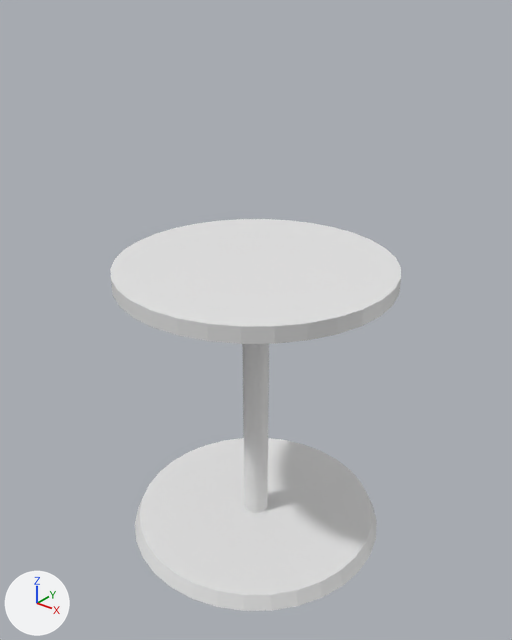
Before and after pictures for a commit that changed the OBJ model SPH-fluid/data/models/injector_piston.obj.
Both versions are drawn from a 50 mm camera at (5.79, -7.24, 10.86) aimed at (0.02, -0.02, 6.38). Arrows for +X, +Y and +Z are at lower left; the lights stay in place. Where no turn or scale is listed for an object, it has been applied to the vertices.

Names of what the first picture shows: 'injector_piston'.
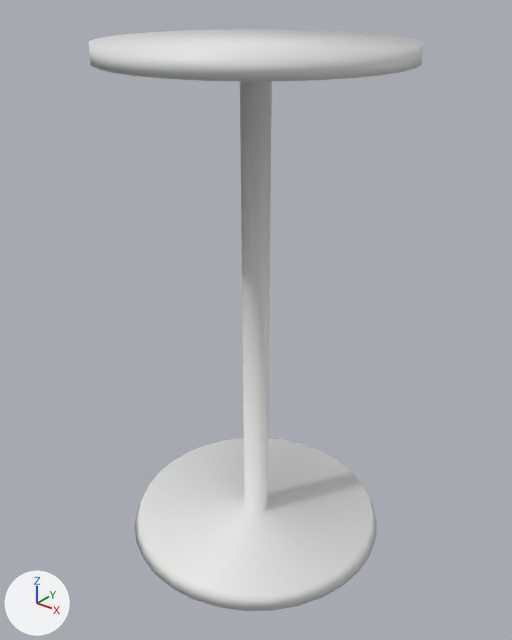
The newer file is also turned or shifted as a whole; pictures and numbers use the older file's frame.

Where the change shows, as pixel boxes [x1, y1, x2, y2] in the pictures (512 x 640 px; the box of a moved part takes in the faces that stretch with it):
```json
{"object": "injector_piston", "change": "reshaped, shading changed", "before": [110, 219, 401, 611], "after": [89, 29, 423, 611], "on screen": "15% wider, 48% taller"}
{"part": 1, "of": "me_injector_piston", "change": "moved or reshaped", "before": [110, 219, 401, 513], "after": [89, 29, 423, 513]}
{"part": 2, "of": "me_injector_piston", "change": "shading changed", "before": [135, 438, 377, 611], "after": [135, 438, 377, 611]}
```

The change, as JSON lines over the scene's bpy script:
```json
{"block": "me_injector_piston", "where": "# used by ob_injector_piston; location = (0.0, 0.0, 0.0)"}
{"op": "remove", "block": "me_injector_piston", "code": "me_injector_piston.from_pydata(...)  # 192 vertices, 162 faces; spans x -2.0..2.0, y -2.0..2.0, z 2.75..7.25"}
{"op": "add", "block": "me_injector_piston", "code": "me_injector_piston.from_pydata(...)  # 192 vertices, 162 faces; spans x -2.0..2.0, y -2.0..2.0, z 2.75..10.15"}
{"block": "me_injector_piston", "change": "me_injector_piston part 1: all 96 vertices in x -2.0..2.0, y -2.0..2.0, z 7.03..7.25 are moved by (0.0, 0.0, 2.9)"}
{"block": "me_injector_piston", "change": "me_injector_piston part 2: edges marked sharp go from 288 to 0"}
```
